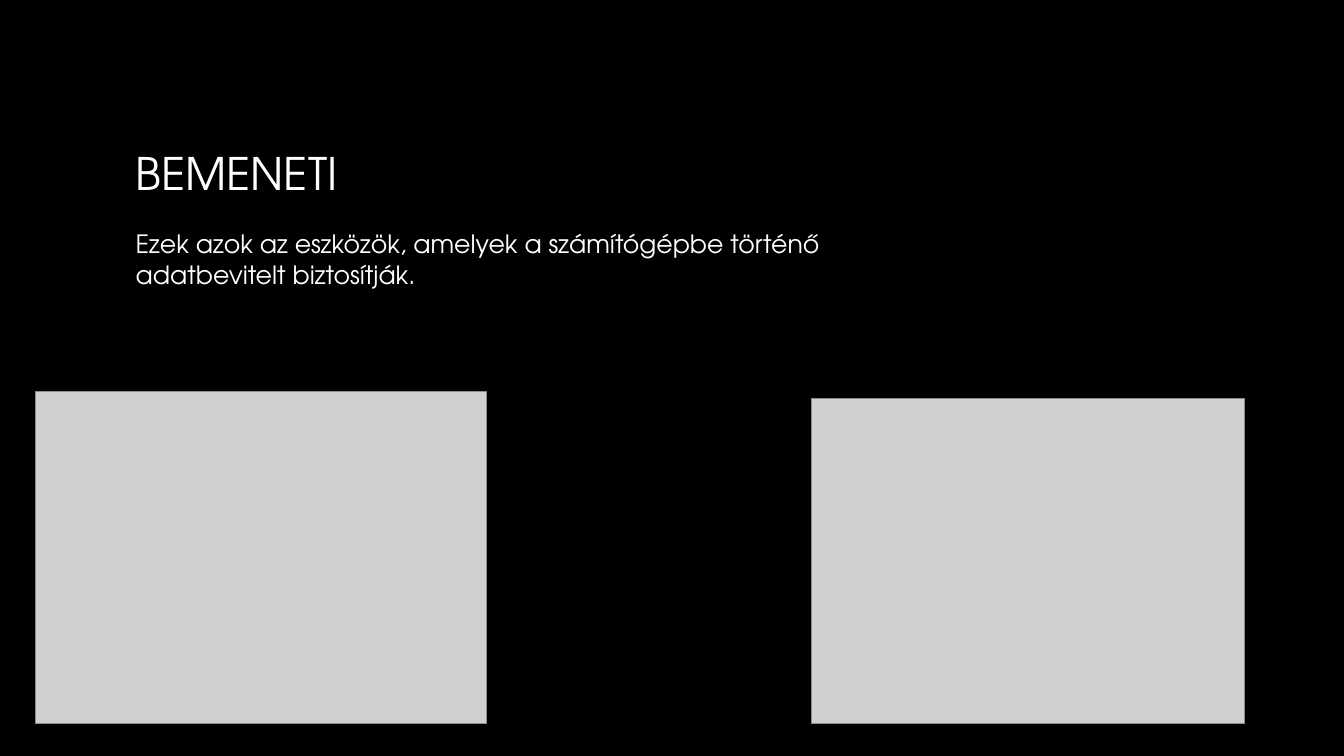
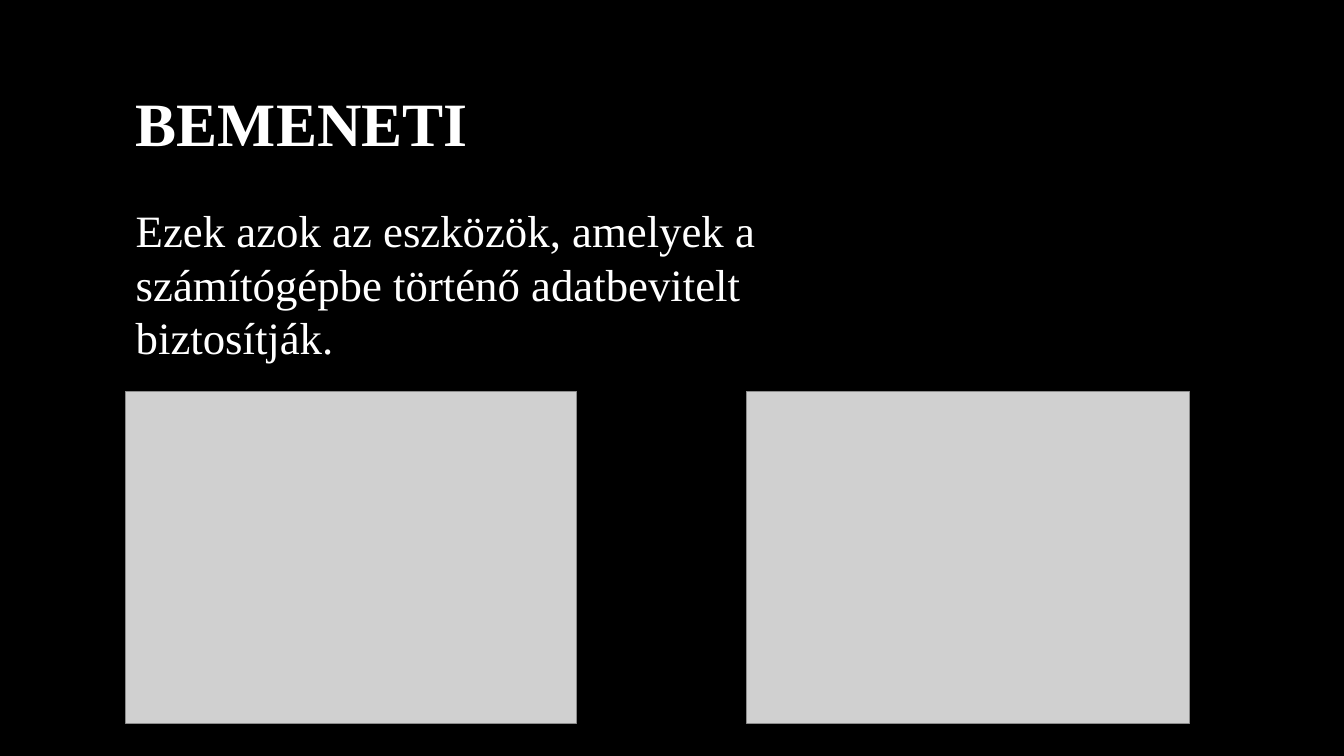
Before and after one commit to kkrisztiann/ikt_ppt1, a slide deck: slide 6 of Perifériák_KK.pptx. Drawn at 1344x756 pixels with LibreOffice and Linux fonts; fonts in the diff are those of the drawing; grey boxes stand for pictures; background and template pictures are left out. Boxes give left, top, right and bottom in pixels: in the first picture for what was removed or moved away, otherwise in the second. Text is boxed around its words. In the diff, an @@ line names an element or a change of style, - is before the commit and + after.

```diff
--- a/Perifériák_KK.pptx
+++ b/Perifériák_KK.pptx
@@ title "BEMENETI" at (136, 105, 468, 147): size 32 to 44 pt, font TeX Gyre Adventor to Times New Roman, bold on @@
@@ text "Ezek azok az eszközök, amelyek ...": place and size @@
-text "Ezek azok az eszközök, amelyek ..." at (136, 234, 819, 289)
+text "Ezek azok az eszközök, amelyek ..." at (136, 216, 755, 364)
@@ text "Ezek azok az eszközök, amelyek ..." at (136, 216, 755, 364): size 18 to 32 pt, font TeX Gyre Adventor to Times New Roman @@
@@ picture: place and size @@
-picture at (35, 391, 486, 723)
+picture at (126, 391, 577, 723)
@@ picture: place and size @@
-picture at (812, 399, 1244, 724)
+picture at (747, 391, 1190, 723)
```
Also in this commit, not shown: 9 other slides changed, 1 slide added.
